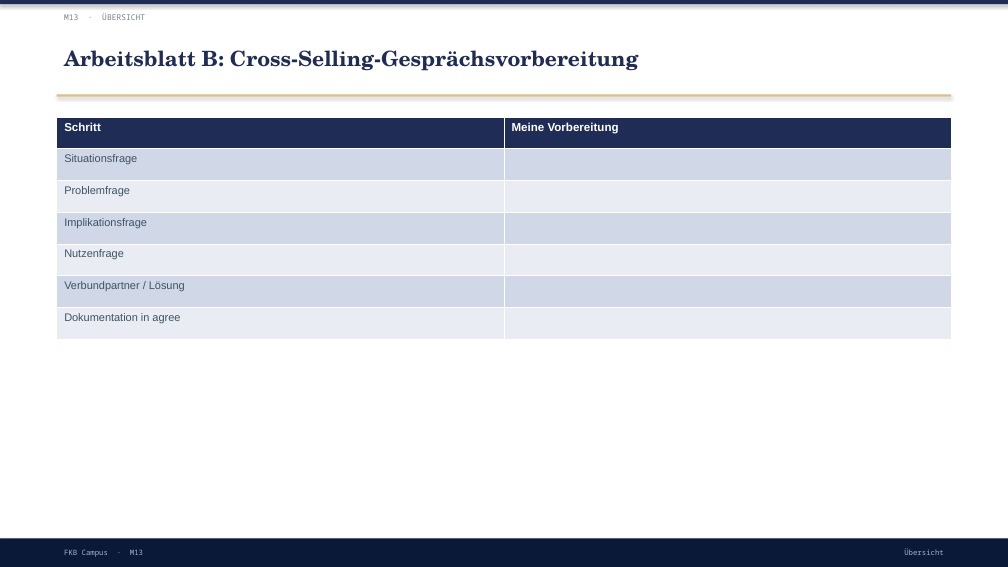
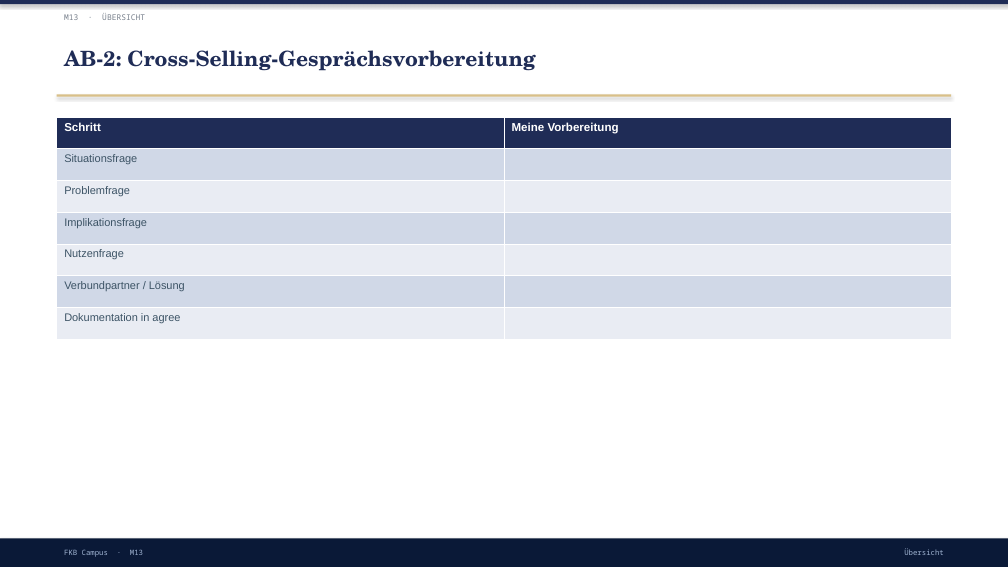
Before and after one commit to ck5rqc47pr-byte/firmenkundenakademie-online, a slide deck: slide 17 of protected-downloads/praesentation/M13.pptx. Drawn at 1008x567 pixels with LibreOffice and Linux fonts; fonts in the diff are those of the drawing. Boxes give left, top, right and bottom in pixels: in the first picture for what was removed or moved away, otherwise in the second. Text is boxed around its words. In the diff, an @@ line names an element or a change of style, - is before the commit and + after.

```diff
--- a/protected-downloads/praesentation/M13.pptx
+++ b/protected-downloads/praesentation/M13.pptx
@@ text at <box>64,50,535,71</box>: text changed @@
-Arbeitsblatt B: Cross-Selling-Gesprächsvorbereitung
+AB-2: Cross-Selling-Gesprächsvorbereitung
```
Also in this commit, not shown: 2 other slides changed, 57 other files.
